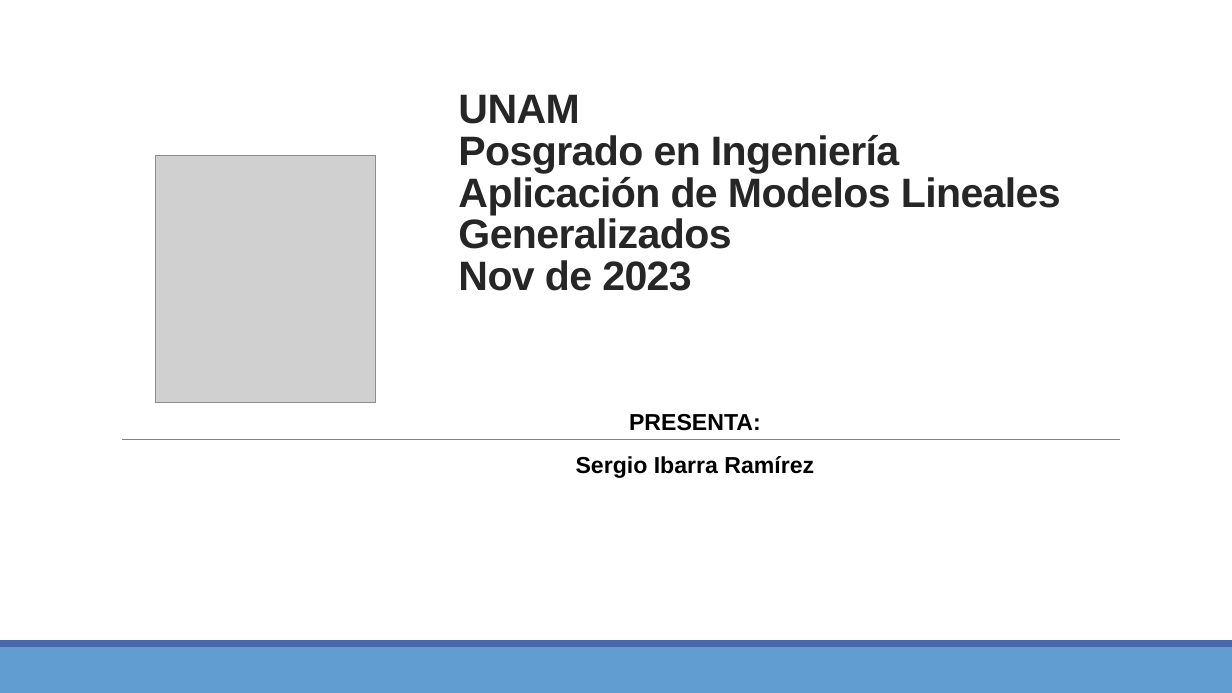
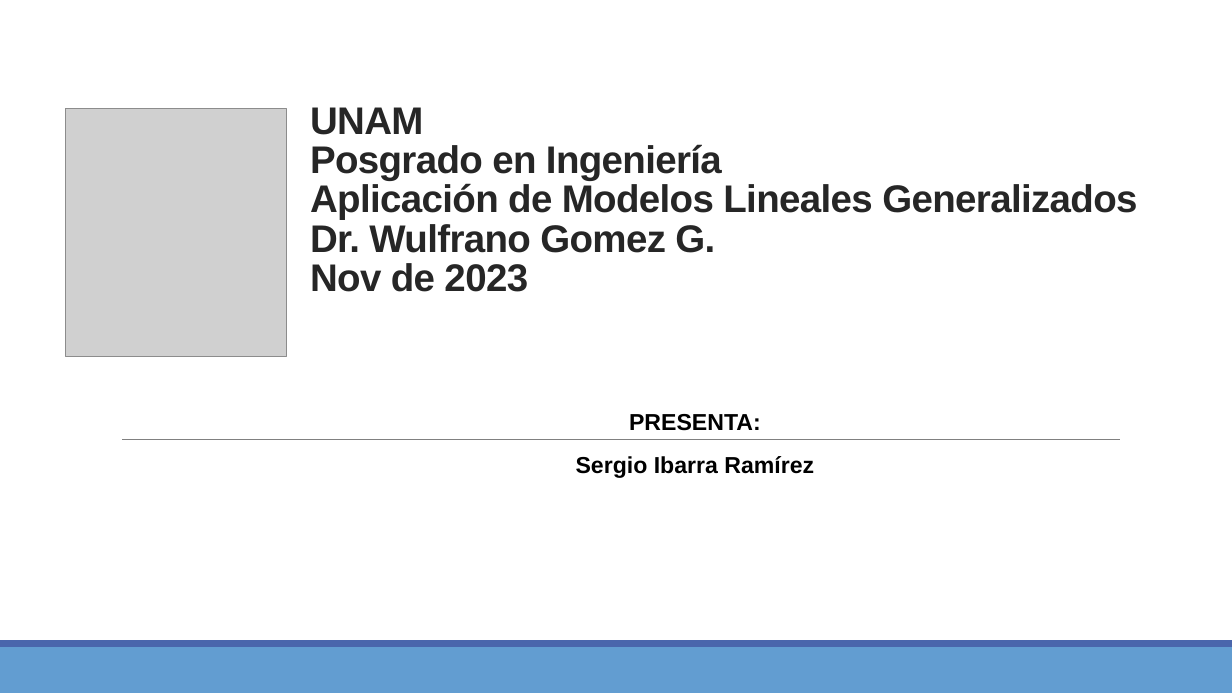
Before and after one commit to Sergio-Ibarra-1795/MIS_Regresion_GitHub, a slide deck: slide 1 of Mod_Lineales_Examen_a_casa_v1.pptx. Drawn at 1232x693 pixels with LibreOffice and Linux fonts; fonts in the diff are those of the drawing; grey boxes stand for pictures. Boxes give left, top, right and bottom in pixels: in the first picture for what was removed or moved away, otherwise in the second. Text is boxed around its words. In the diff, an @@ line names an element or a change of style, - is before the commit and + after.

```diff
--- a/Mod_Lineales_Examen_a_casa_v1.pptx
+++ b/Mod_Lineales_Examen_a_casa_v1.pptx
@@ picture: place and size @@
-picture at (155,155,376,403)
+picture at (66,109,287,357)
@@ title at (310,107,1137,292): text changed; size 32 to 30 pt @@
-UNAM
-Posgrado en Ingeniería
-Aplicación de Modelos Lineales Generalizados
-Nov de 2023
+UNAM
+Posgrado en Ingeniería
+Aplicación de Modelos Lineales Generalizados
+Dr. Wulfrano Gomez G.
+Nov de 2023
```
Also in this commit, not shown: 1 other slide changed, 6 slides added, 1 slide removed, 4 other files.
